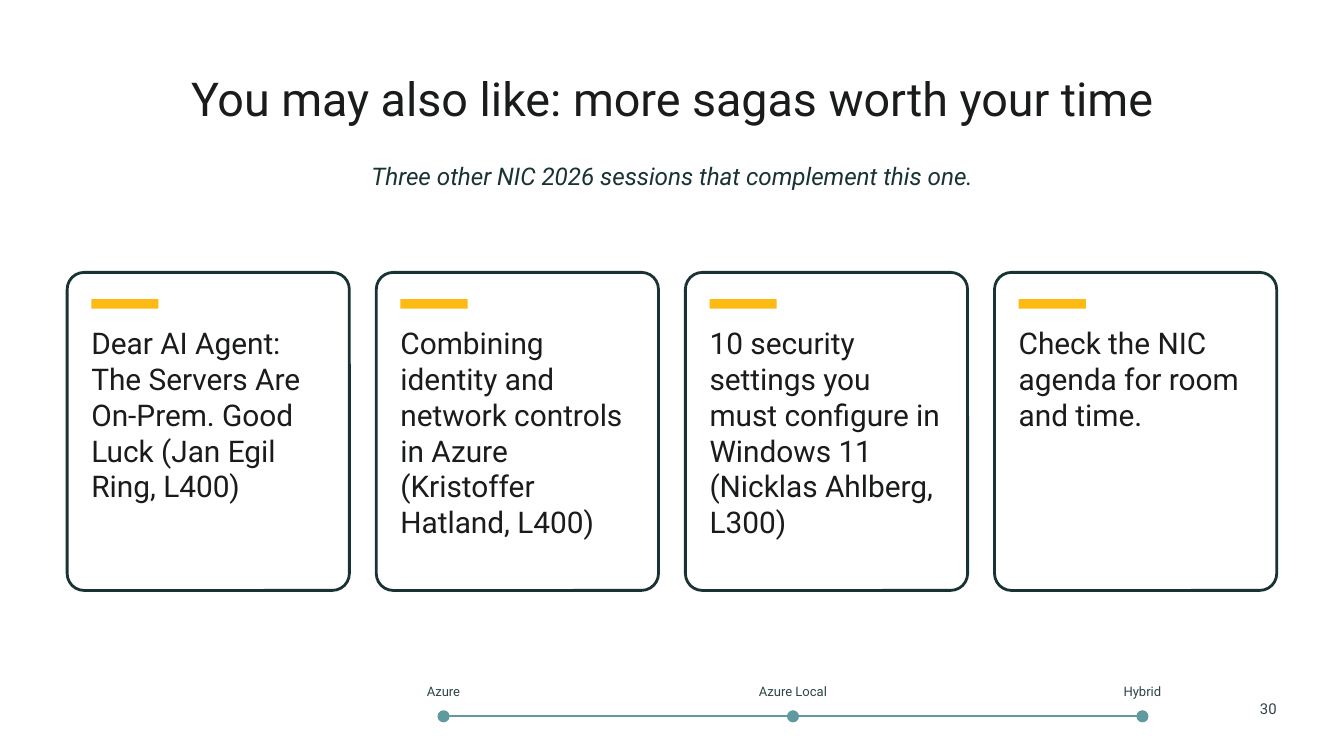
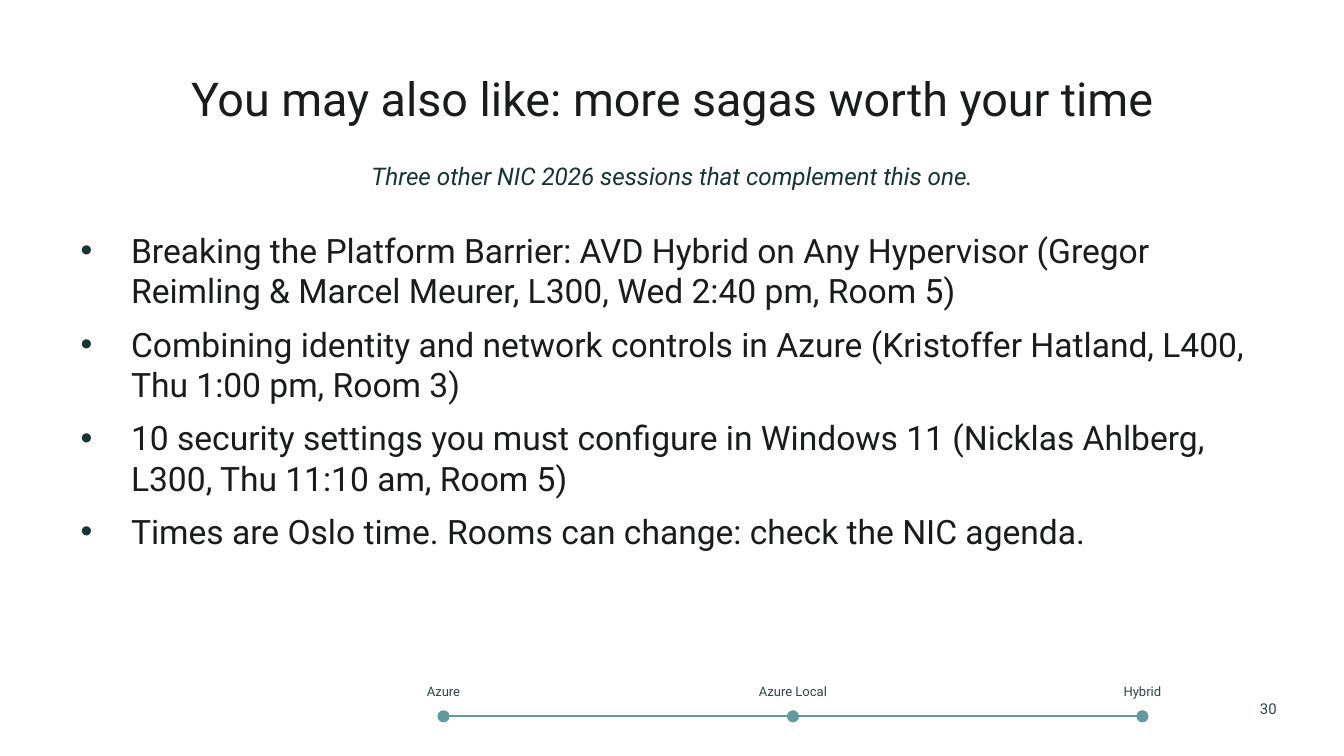
Before and after one commit to thisismydemo/nic2026_avd, a slide deck: slide 30 of presentation/AVD_Anywhere_NIC2026.pptx. Drawn at 1344x756 pixels with LibreOffice and Linux fonts; fonts in the diff are those of the drawing; background and template pictures are left out. Boxes give left, top, right and bottom in pixels: in the first picture for what was removed or moved away, otherwise in the second. Text is boxed around its words. In the diff, an @@ line names an element or a change of style, - is before the commit and + after.

```diff
--- a/presentation/AVD_Anywhere_NIC2026.pptx
+++ b/presentation/AVD_Anywhere_NIC2026.pptx
@@ text added at (131,236,1243,551), 18 pt, text #1A1B1B @@
+• Breaking the Platform Barrier: AVD Hybrid on Any Hypervisor (Gregor Reimling & Marcel Meurer, L300, Wed 2:40 pm, Room 5)
+• Combining identity and network controls in Azure (Kristoffer Hatland, L400, Thu 1:00 pm, Room 3)
+• 10 security settings you must configure in Windows 11 (Nicklas Ahlberg, L300, Thu 11:10 am, Room 5)
+• Times are Oslo time. Rooms can change: check the NIC agenda.
@@ rounded rectangle removed at (67,273,349,591) @@
@@ rounded rectangle removed at (376,273,659,591) @@
@@ rounded rectangle removed at (685,273,968,591) @@
@@ rounded rectangle removed at (995,273,1277,591) @@
@@ rectangle removed at (91,300,159,309) @@
@@ rectangle removed at (401,300,468,309) @@
@@ rectangle removed at (710,300,777,309) @@
@@ rectangle removed at (1019,300,1086,309) @@
@@ text removed at (91,332,300,504) @@
-Dear AI Agent: The Servers Are On-Prem. Good Luck (Jan Egil Ring, L400)
@@ text removed at (400,331,622,540) @@
-Combining identity and network controls in Azure (Kristoffer Hatland, L400)
@@ text removed at (710,332,940,540) @@
-10 security settings you must configure in Windows 11 (Nicklas Ahlberg, L300)
@@ text removed at (1019,331,1239,427) @@
-Check the NIC agenda for room and time.
```
Also in this commit, not shown: 1 other slide changed.
